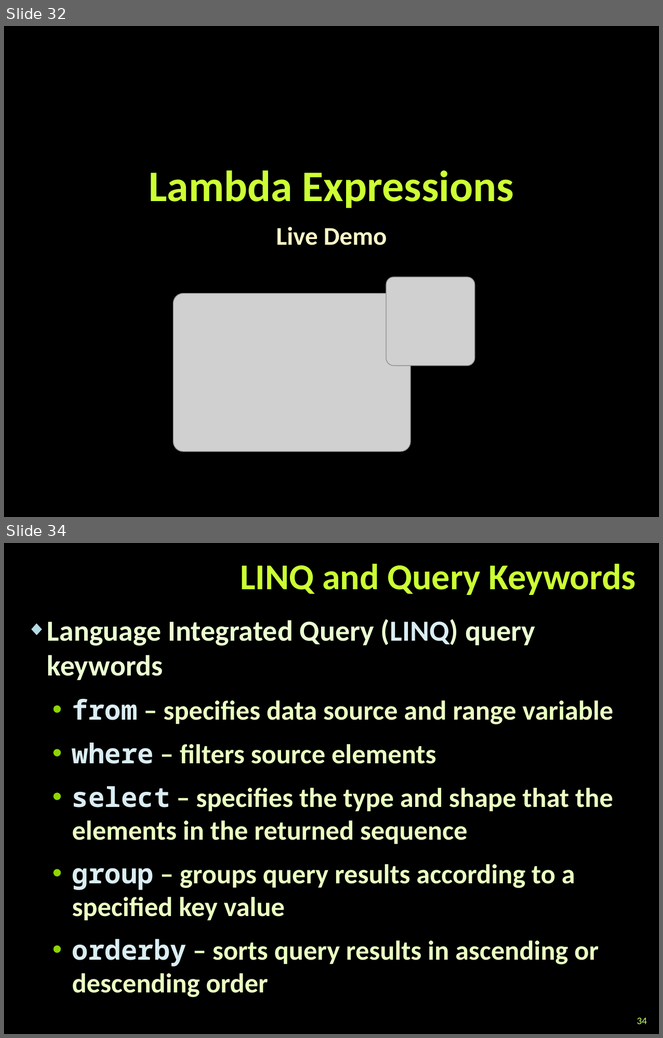
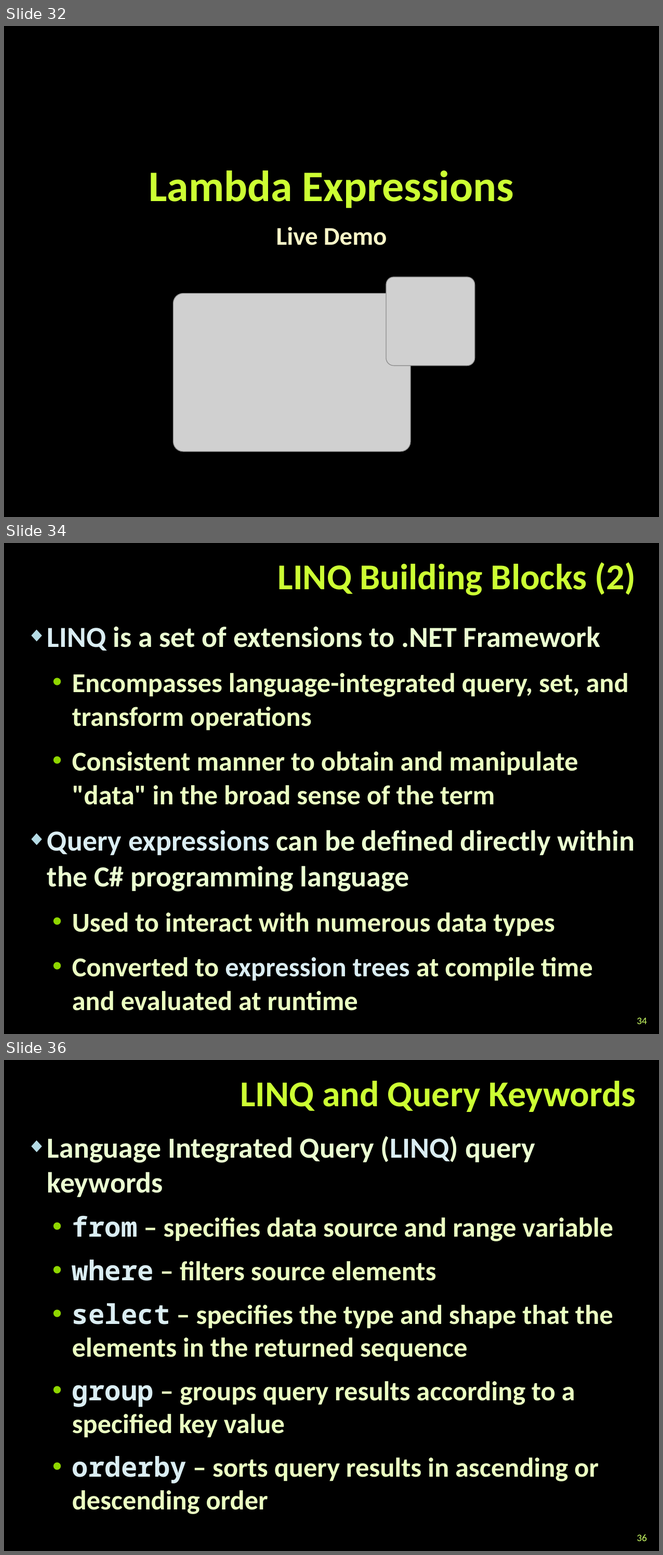
Before and after one commit to NikolayGenov/TelerikAcademy, a slide deck: OOP/Lectures/Extension-Methods-Delegates-Lambda-LINQ.pptx. Shown one above the other, each under a label of ours: slides 32 and 34 before the commit, slides 32, 34 and 36 after it; the slides between them are not shown. The pictures are 663x1038 and 663x1555 pixels, drawn with LibreOffice and Linux fonts; fonts in the diff are those of the drawing; grey boxes stand for pictures; background and template pictures are left out. Boxes give left, top, right and bottom in pixels: in the first picture for what was removed or moved away, otherwise in the second. Text is boxed around its words. In the diff, an @@ line names an element or a change of style, - is before the commit and + after.

```diff
--- a/OOP/Lectures/Extension-Methods-Delegates-Lambda-LINQ.pptx
+++ b/OOP/Lectures/Extension-Methods-Delegates-Lambda-LINQ.pptx
@@ slide 34 added at (4, 543, 659, 1034), background picture (left out) @@
@@ title added at (278, 562, 636, 596), 40 pt, text #CCFF33, bold @@
+LINQ Building Blocks (2)
@@ text added at (47, 626, 635, 1011), 30 pt, text #EBFFC2, bold @@
+◆ LINQ is a set of extensions to .NET Framework
+  • Encompasses language-integrated query, set, and transform operations
+  • Consistent manner to obtain and manipulate "data" in the broad sense of the term
+◆ Query expressions can be defined directly within the C# programming language
+  • Used to interact with numerous data types
+  • Converted to expression trees at compile time and evaluated at runtime
@@ page number added at (637, 1018, 647, 1025), 11 pt, text #CCFF66 @@
+34
@@ what was slide 34 is now slide 36 @@
@@ page number at (637, 1535, 647, 1542): text changed @@
-34
+36
```
Also in this commit, not shown: 2 slides changed, 9 other slides added, 11 other files.
